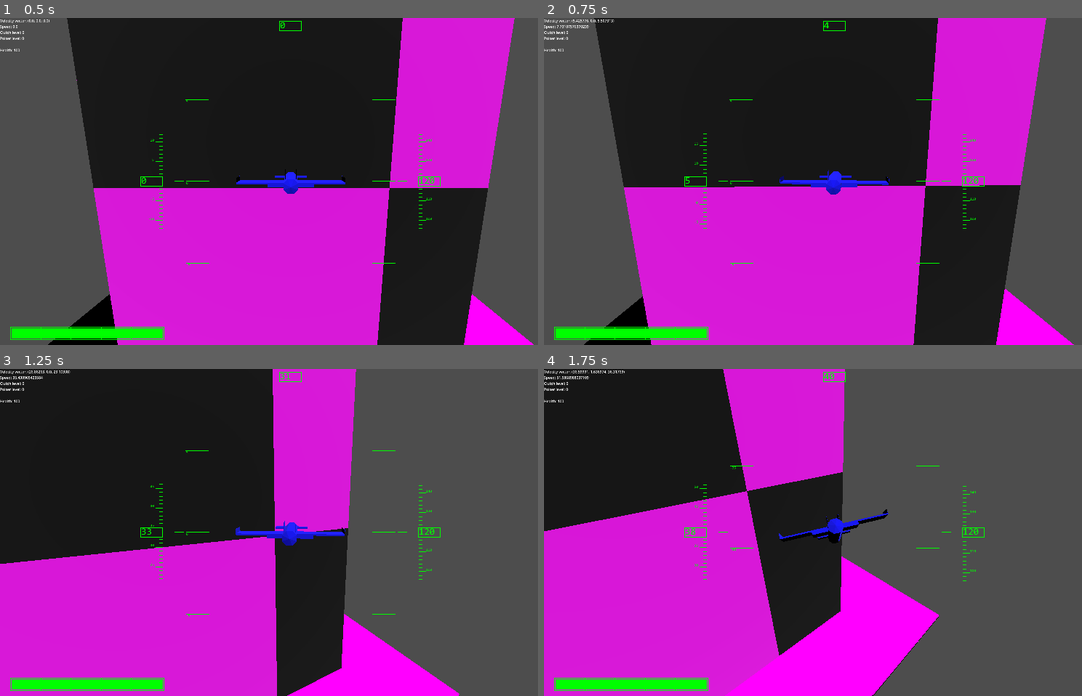
Above: before the commit, frames 1-4 (two rows, left to right).
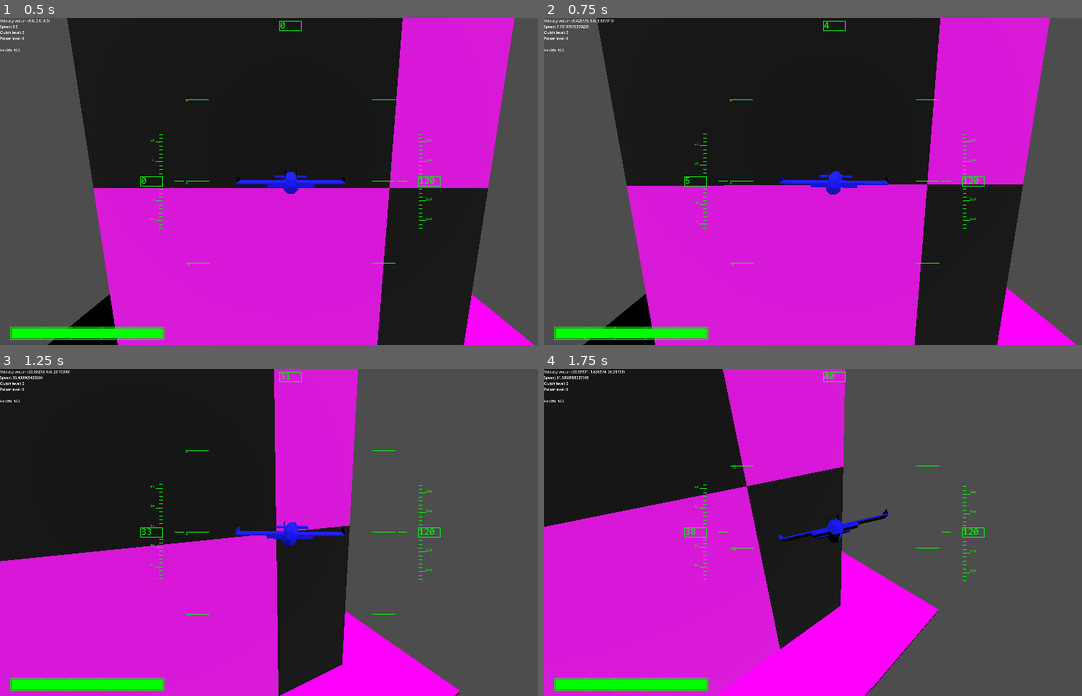
Above: after the commit, the same moments.

Repository: voidstarjms/shimmer
Game: Godot game, scene res://main.tscn
Two runs of this game, one before a commit and one after it. Both use one fixed random seed, a clock stepped at 60 frames per second and the inputs below.
Inputs:
- Up to frame 1 (0.5 s): no input
- Up to frame 2 (0.75 s): tap Enter at 0.5 s; hold E (strafe_right) from 0.53 s (still down); tap Space (dash) at 0.6 s
- Up to frame 3 (1.25 s): keep holding E (strafe_right)
- Up to frame 4 (1.75 s): release E (strafe_right) at 1.28 s; hold I (pitch_down) from 1.28 s (still down); tap A (roll_ccw) at 1.35 s

Frame 1 is identical in both runs. In frame 2, 1.7% of the frame differs, in the area x 7-99%, y 0-100%; in frame 3, 1.3%; in frame 4, 2.1%, in the area x 0-74%, y 0-100%.

Commit message:
nit tweaked poise screenshake value and added poise screenshake minimum threshold

Diff:
--- a/player.gd
+++ b/player.gd
@@ -17,7 +17,7 @@
 var screenshake_direction = Vector2.ZERO
 var screenshake_magnitude = 0
 var screenshake_jitter = 0
-const poise_screenshake_mag = 0.03
+const poise_screenshake_mag = 0.05
 const screenshake_mag_decay = 0.002
 const screenshake_jit_decay = 0.001
 
@@ -149,9 +149,6 @@
 		screenshake_offset = lerp(prev_screenshake_offset, screenshake_offset, 0.2)
 		prev_screenshake_offset = screenshake_offset
 		cam.transform.origin += cam.transform.basis.x * screenshake_offset.x + cam.transform.basis.y * screenshake_offset.y
-		var poise_pos = $"..".poise_pos
-		var screenshake_dir = Vector2(poise_pos.project(cam.transform.basis.x).length(), poise_pos.project(cam.transform.basis.y).length()).normalized()
-		var screenshake_mag = poise_screenshake_mag * poise_pos.length() / root3
 
 		# Define camera basis
 		#if abs(transform.basis.z.dot(Vector3.UP)) < 0.86:
@@ -159,6 +156,11 @@
 		cam.transform.basis.x = cam.transform.basis.z.cross(Vector3.UP)
 		cam.transform.basis.y = cam.transform.basis.x.cross(cam.transform.basis.z)
 
+		var poise_pos = $"..".poise_pos
+		var screenshake_dir = Vector2(poise_pos.project(cam.transform.basis.x).length(), poise_pos.project(cam.transform.basis.y).length()).normalized()
+		var screenshake_mag = poise_screenshake_mag * poise_pos.length() / root3
+		if screenshake_mag < 0.1 * poise_screenshake_mag:
+			screenshake_mag = 0
 		screenshake_set_direction(screenshake_dir)
 		screenshake_set_magnitude(screenshake_mag)
 		screenshake_step()
